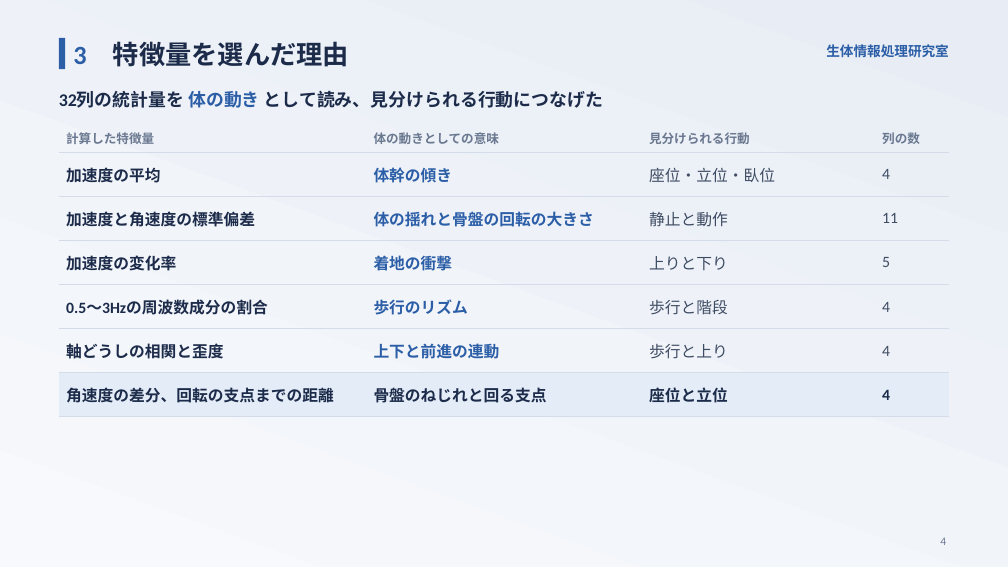
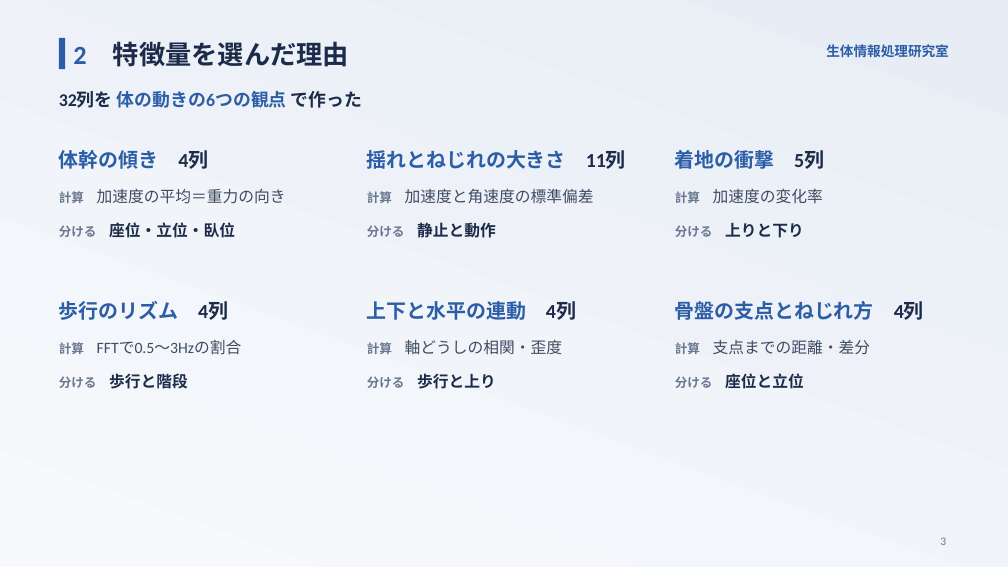
Before and after one commit to takuto-nohara/DataScienceContest, a slide deck: slide 3 of presentation/final_seitailab.pptx (slide 4 before the commit). Drawn at 1008x567 pixels with LibreOffice and Linux fonts; fonts in the diff are those of the drawing. Boxes give left, top, right and bottom in pixels: in the first picture for what was removed or moved away, otherwise in the second. Text is boxed around its words. In the diff, an @@ line names an element or a change of style, - is before the commit and + after.

```diff
--- a/presentation/final_seitailab.pptx
+++ b/presentation/final_seitailab.pptx
@@ text at bbox=[73, 41, 349, 67]: text changed @@
-3 特徴量を選んだ理由
+2 特徴量を選んだ理由
@@ text at bbox=[59, 91, 362, 108]: text changed; text colour #1C2B4A to #2B5EA7 @@
-32列の統計量を 体の動き として読み、見分けられる行動につなげた
+32列を 体の動きの6つの観点 で作った
@@ table removed at bbox=[59, 125, 950, 417], 7 rows, 4 columns @@
-計算した特徴量 | 体の動きとしての意味 | 見分けられる行動 | 列の数
-加速度の平均 | 体幹の傾き | 座位・立位・臥位 | 4
-加速度と角速度の標準偏差 | 体の揺れと骨盤の回転の大きさ | 静止と動作 | 11
-加速度の変化率 | 着地の衝撃 | 上りと下り | 5
-0.5〜3Hzの周波数成分の割合 | 歩行のリズム | 歩行と階段 | 4
-軸どうしの相関と歪度 | 上下と前進の連動 | 歩行と上り | 4
-角速度の差分、回転の支点までの距離 | 骨盤のねじれと回る支点 | 座位と立位 | 4
@@ text added at bbox=[59, 150, 208, 169], 19 pt, text #2B5EA7, bold @@
+体幹の傾き 4列
@@ text added at bbox=[367, 150, 626, 169], 19 pt, text #2B5EA7, bold @@
+揺れとねじれの大きさ 11列
@@ text added at bbox=[675, 150, 824, 169], 19 pt, text #2B5EA7, bold @@
+着地の衝撃 5列
@@ text added at bbox=[59, 189, 286, 204], 15 pt, text #3E4C63 @@
+計算 加速度の平均＝重力の向き
@@ text added at bbox=[367, 189, 594, 204], 15 pt, text #3E4C63 @@
+計算 加速度と角速度の標準偏差
@@ text added at bbox=[675, 189, 823, 203], 15 pt, text #3E4C63 @@
+計算 加速度の変化率
@@ text added at bbox=[59, 222, 235, 238], 15 pt, text #1C2B4A, bold @@
+分ける 座位・立位・臥位
@@ text added at bbox=[367, 222, 496, 238], 15 pt, text #1C2B4A, bold @@
+分ける 静止と動作
@@ text added at bbox=[675, 223, 804, 238], 15 pt, text #1C2B4A, bold @@
+分ける 上りと下り
@@ text added at bbox=[59, 301, 228, 320], 19 pt, text #2B5EA7, bold @@
+歩行のリズム 4列
@@ text added at bbox=[367, 301, 576, 320], 19 pt, text #2B5EA7, bold @@
+上下と水平の連動 4列
@@ text added at bbox=[675, 301, 924, 320], 19 pt, text #2B5EA7, bold @@
+骨盤の支点とねじれ方 4列
@@ text added at bbox=[59, 340, 242, 354], 15 pt, text #3E4C63 @@
+計算 FFTで0.5〜3Hzの割合
@@ text added at bbox=[367, 340, 562, 355], 15 pt, text #3E4C63 @@
+計算 軸どうしの相関・歪度
@@ text added at bbox=[675, 340, 870, 355], 15 pt, text #3E4C63 @@
+計算 支点までの距離・差分
@@ text added at bbox=[59, 373, 188, 389], 15 pt, text #1C2B4A, bold @@
+分ける 歩行と階段
@@ text added at bbox=[367, 373, 496, 389], 15 pt, text #1C2B4A, bold @@
+分ける 歩行と上り
@@ text added at bbox=[675, 373, 804, 389], 15 pt, text #1C2B4A, bold @@
+分ける 座位と立位
@@ text at bbox=[940, 537, 946, 545]: text changed @@
-4
+3
```
Also in this commit, not shown: 5 other slides changed, 15 other files.
